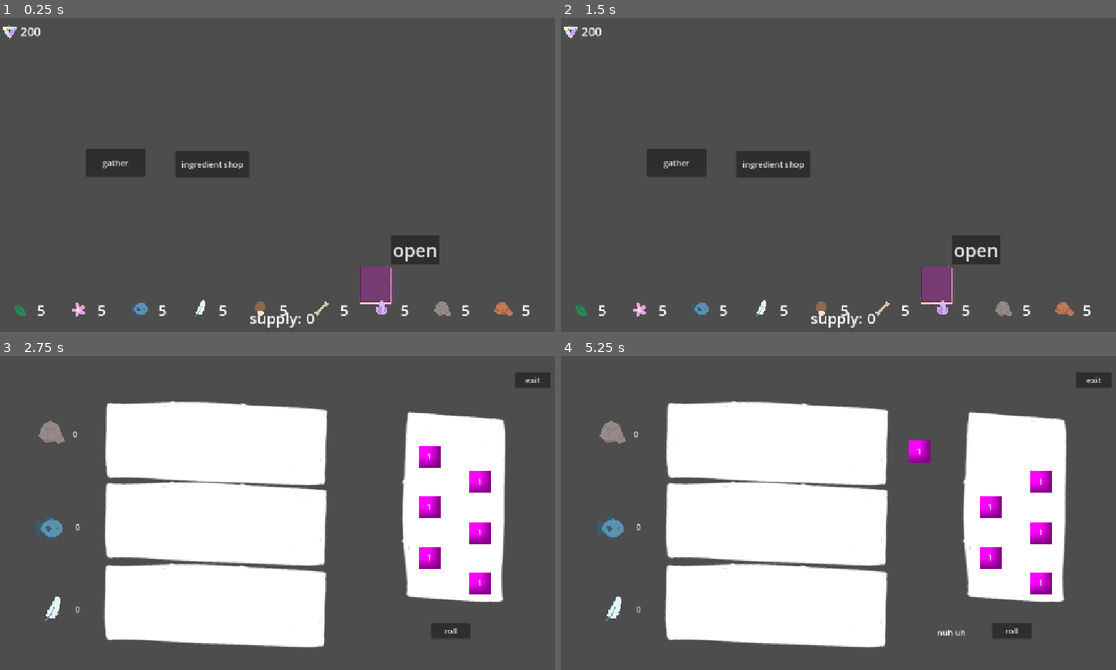
Above: before the commit, frames 1-4 (two rows, left to right).
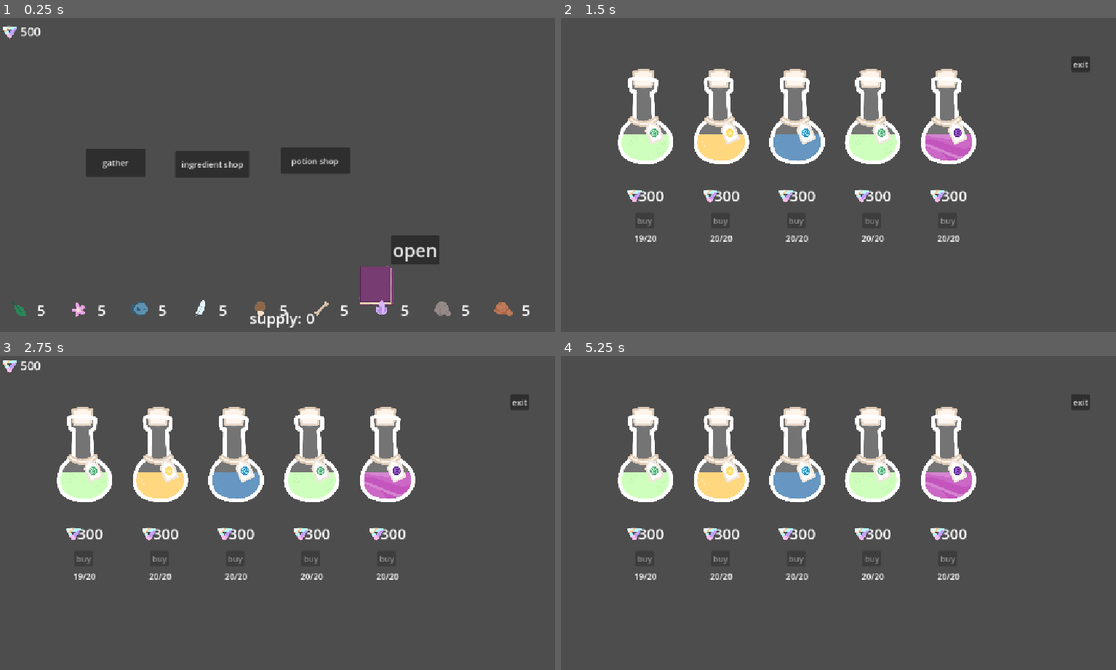
Above: after the commit, the same moments.

Repository: clairewsu/game
Game: Godot game, scene res://scenes/bigmain.tscn
Same seed, same stepped clock (60 frames per second), same inputs: the game is played once before the commit and once after it. The engine's default icon, where the game draws it, is replaced by a stand-in: a white triangle on a blue panel in a dark square.
Inputs (mouse positions are in pixels of both pictures, inside the frame that each line leads up to):
- Up to frame 1 (0.25 s): no input
- Up to frame 2 (1.5 s): click (877, 159) at 0.5 s, where only the run after the commit has a clickable "potion shop"; click (644, 222) at 1.25 s, where only the run after the commit has a clickable "buy"
- Up to frame 3 (2.75 s): click (116, 500) at 2 s, where only the run before the commit has a clickable "gather"
- Up to frame 4 (5.25 s): click (1010, 632) at 2.75 s, where only the run before the commit has a clickable "roll"; click (1010, 632) at 3.5 s, where only the run before the commit has a clickable "roll"; click (1010, 632) at 4.25 s, where only the run before the commit has a clickable "roll"; tap Enter (enter) at 5 s; drag from (988, 456) to (777, 440) at 5.02 s

The runs differ from the first frame. In frame 1, 1.0% of the frame differs, in the area x 3-64%, y 3-50%; in frame 2, 15%; in frame 3, 44%; in frame 4, 44%, in the area x 6-100%, y 5-93%.

Commit message:
added potion shop

Diff:
--- a/scenes/mainui.tscn
+++ b/scenes/mainui.tscn
@@ -21,6 +21,13 @@
 offset_right = 494.0
 offset_bottom = 316.0
 text = "ingredient shop"
+
+[node name="potionshop" type="Button" parent="." unique_id=1997214966]
+offset_left = 555.0
+offset_top = 257.0
+offset_right = 693.0
+offset_bottom = 309.0
+text = "potion shop"
 
 [node name="open" type="Button" parent="." unique_id=1275572053]
 offset_left = 774.0
--- a/scenes/shop_ingredient.tscn
+++ b/scenes/shop_ingredient.tscn
@@ -5,3 +5,4 @@
 
 [node name="Node" unique_id=1708362580 instance=ExtResource("1_qm1hp")]
 script = ExtResource("1_daosj")
+type = "ingredient"
--- /dev/null
+++ b/scenes/shop_potion.tscn
@@ -0,0 +1,11 @@
+[gd_scene format=3 uid="uid://2nr10u6x2sr"]
+
+[ext_resource type="PackedScene" uid="uid://bc4pbx3sqr8fn" path="res://scenes/shop.tscn" id="1_51aip"]
+[ext_resource type="Script" uid="uid://cl42adrcxw2ki" path="res://shop_potion.gd" id="2_qrvv1"]
+[ext_resource type="PackedScene" uid="uid://b76apnyc2rpv6" path="res://scenes/object.tscn" id="3_qrvv1"]
+
+[node name="Node" unique_id=1708362580 instance=ExtResource("1_51aip")]
+script = ExtResource("2_qrvv1")
+type = "potion"
+multiplier = 3
+object_scene = ExtResource("3_qrvv1")
--- a/scenes/shop_price.gd
+++ b/scenes/shop_price.gd
@@ -1,6 +1,6 @@
 extends Control
 var amt=20
-var type:String
+var type=null
 
 # Called when the node enters the scene tree for the first time.
 func _ready() -> void:
@@ -9,11 +9,12 @@
 
 # Called every frame. 'delta' is the elapsed time since the previous frame.
 func _process(delta: float) -> void:
-	pass
+	if amt==0 or Global.moneys<int($price.text):
+		$buy.disabled=true
 
 
 func _on_buy_pressed() -> void:
-	if amt>0 and Global.moneys>int($price.text):
+	if amt>0 and Global.moneys>=int($price.text):
 		if type!=null:
 			Global.ingredients[type]+=1
 		amt-=1
--- a/scripts/bigmain.gd
+++ b/scripts/bigmain.gd
@@ -2,6 +2,7 @@
 var open_scene = preload("res://scenes/main.tscn")
 var gather_scene=preload("res://scenes/gather.tscn")
 var shop_ingredient_scene=preload("res://scenes/shop_ingredient.tscn")
+var shop_potion_scene=preload("res://scenes/shop_potion.tscn")
 @export var object_scene:PackedScene
 @export var menu_scene:PackedScene
 var recipeslots=[Vector2(300,190),Vector2(460,190),Vector2(300,390),Vector2(460,390),Vector2(640,190),Vector2(790,190),Vector2(640,390),Vector2(790,390)]
@@ -17,6 +18,7 @@
 	$ui/open.pressed.connect(_on_open)
 	$ui/gather.pressed.connect(_on_gather)
 	$ui/ingredientshop.pressed.connect(_on_ingredientshop)
+	$ui/potionshop.pressed.connect(_on_potionshop)
 	$moneycount/Label.text=str(Global.default_moneys)
 	$recipebook.hide()
 	cards=DeckManager.cards
@@ -48,6 +50,13 @@
 	$ui.hide()
 	$moneycount.hide()
 	ingredientshop.tree_exited.connect(_on_close)
+
+func _on_potionshop():
+	var potionshop=shop_potion_scene.instantiate()
+	add_child(potionshop)
+	$ui.hide()
+	$moneycount.hide()
+	potionshop.tree_exited.connect(_on_close)
 
 func show_menu():
 	var x=1
--- a/scripts/global.gd
+++ b/scripts/global.gd
@@ -3,7 +3,7 @@
 var ingredients={"leaf":5,"flower":5,"fish":5,"feather":5,
 "mushroom":5,"bone":5,"crystal":5,"rock":5,"clay":5}
 var decors=[]
-var default_moneys=200
+var default_moneys=500
 var moneys=default_moneys
 var money_scene=preload("res://scenes/money_popup.tscn")
 
--- a/scripts/shop.gd
+++ b/scripts/shop.gd
@@ -2,7 +2,9 @@
 class_name shop_node
 var price_scene=preload("res://scenes/shop_price.tscn")
 var stuff=[]
+@export var type:String
 @export var multiplier:int
+@export var object_scene:PackedScene
 signal loaded
 
 # Called when the node enters the scene tree for the first time.
@@ -11,15 +13,24 @@
 	for i in range(5):
 		var x=randi_range(0,stuff.size()-1)
 		var price=price_scene.instantiate()
-		if stuff[x] is Resource:
-			price.get_node("price").text=str(stuff[x].data.basevalue*multiplier)
+		price.position=Vector2(100+150*i,200)
+		if type!="ingredient":
+			var object=object_scene.instantiate()
+			object.menu_ver=true
+			object.sold=true
+			object.data=load("res://resources/"+stuff[x])
+			add_child(object)
+			price.get_node("price").text=str(object.data.basevalue*multiplier)
 			price.get_node("TextureRect").texture=null
+			object.scale*=.6
+			object.position=price.position+Vector2(70,0)
+			if type=="potion":
+				price.get_node("buy").pressed.connect(DeckManager.addtodeck.bind(object.data.name))
 		else:
 			price.get_node("price").text=str(50)
 			var path=str("res://art/ingredients/"+stuff[x]+".PNG")
 			price.get_node("TextureRect").texture=load(path)
 			price.type=stuff[x]
-		price.position=Vector2(100+150*i,200)
 		add_child(price)
 
 # Called every frame. 'delta' is the elapsed time since the previous frame.
--- /dev/null
+++ b/shop_potion.gd
@@ -0,0 +1,13 @@
+extends shop_node
+
+
+# Called when the node enters the scene tree for the first time.
+func load_stuff() -> void:
+	for file in DirAccess.get_files_at("res://resources/"):
+		if file.ends_with(".tres"):
+			stuff.append(file)
+
+
+# Called every frame. 'delta' is the elapsed time since the previous frame.
+func _process(delta: float) -> void:
+	pass
Not shown, added: shop_potion.gd.uid
